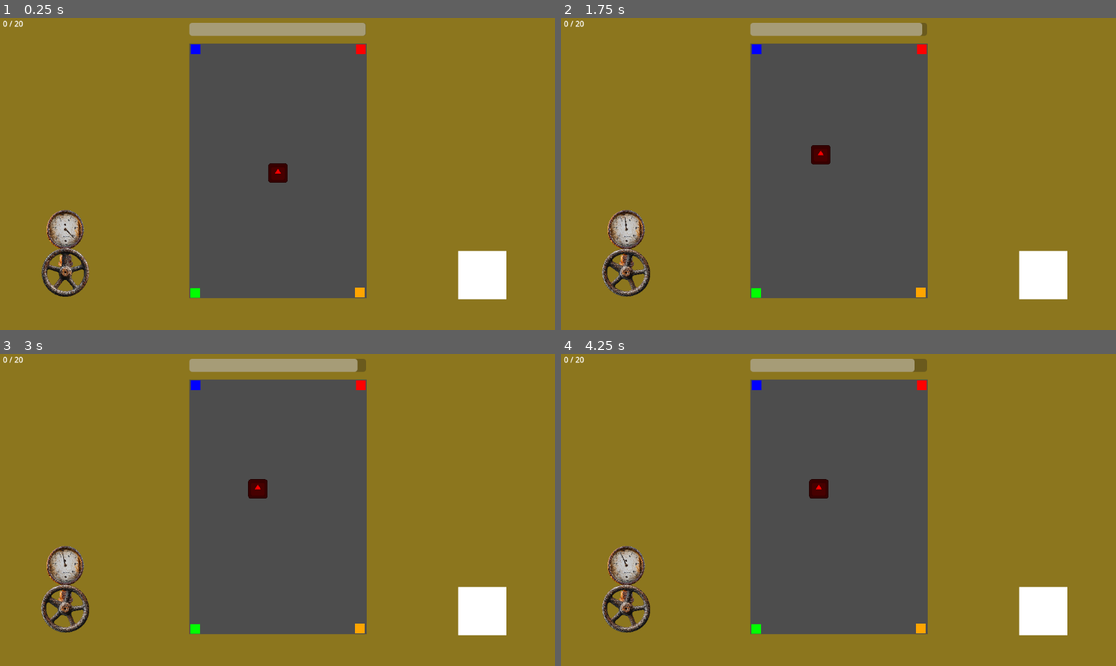
Above: before the commit, frames 1-4 (two rows, left to right).
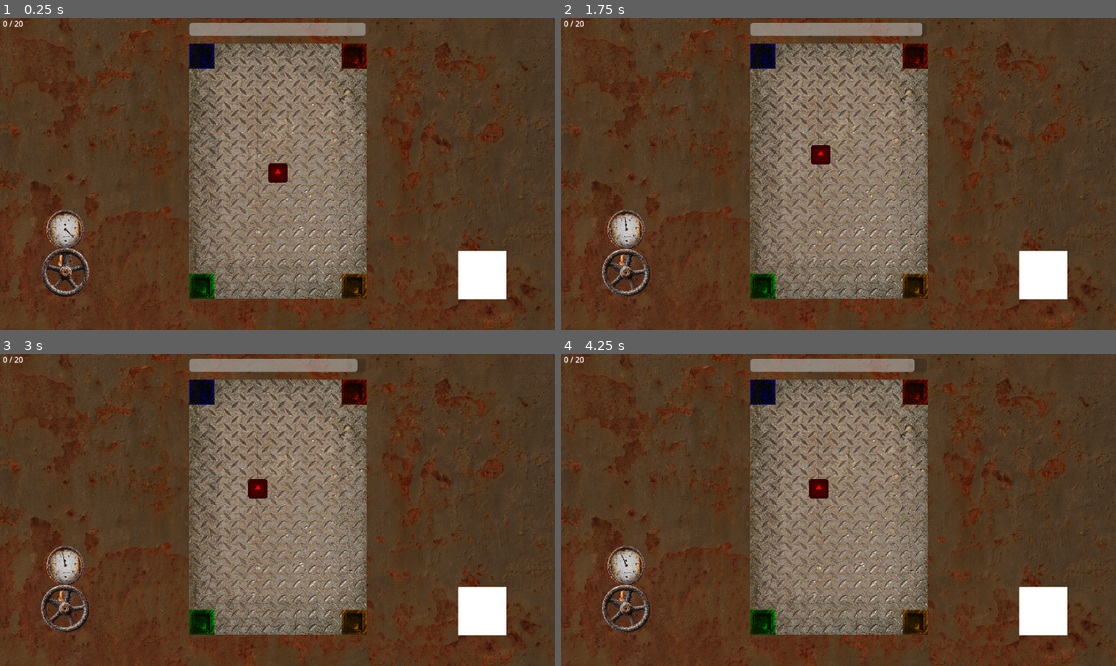
Above: after the commit, the same moments.

Repository: bemotta212/GameJam3
Game: Godot game, scene res://Scenes/level_01.tscn
The game is run twice, just before and just after one commit, with the same random seed, the same clock (stepped at 60 frames per second) and the same inputs. The engine's default icon, where the game draws it, is replaced by a stand-in: a white triangle on a blue panel in a dark square.
Inputs (mouse positions are in pixels of both pictures, inside the frame that each line leads up to):
- Up to frame 1 (0.25 s): no input
- Up to frame 2 (1.75 s): drag from (627, 273) to (755, 49) at 0.52 s; tap Enter at 1.25 s; drag from (1043, 273) to (755, 49) at 1.27 s
- Up to frame 3 (3 s): move the mouse to (333, 441) at 2.02 s; click (333, 441) at 2.17 s; drag from (249, 572) to (360, 385) at 2.77 s
- Up to frame 4 (4.25 s): tap R (Restart) at 3.5 s; move the mouse to (1005, 556) at 3.52 s; click (1005, 556) at 3.67 s

The runs differ from the first frame. In frame 1, 94% of the frame differs, in the area x 0-100%, y 0-100%; in frame 2, 94%; in frame 3, 94%; in frame 4, 94%.

Commit message:
Texturas
Texturas aplicadas ás escotilhas, chão, paredes e visor

Diff:
--- a/iii-game-jam-unisinos/Scenes/level_01.tscn
+++ b/iii-game-jam-unisinos/Scenes/level_01.tscn
@@ -1,5 +1,8 @@
-[gd_scene load_steps=10 format=3 uid="uid://dyj7c6bvupsv5"]
-
+[gd_scene load_steps=13 format=3 uid="uid://dyj7c6bvupsv5"]
+
+[ext_resource type="Texture2D" uid="uid://br277b275rgjy" path="res://Assets/Textures/chao.jpg" id="1_1g27u"]
+[ext_resource type="Texture2D" uid="uid://dfal7gobpwutb" path="res://Assets/Textures/vidro.png" id="1_3dbj8"]
+[ext_resource type="Texture2D" uid="uid://c1ii64u74kaly" path="res://Assets/Textures/metal.jpg" id="1_c6m4u"]
 [ext_resource type="PackedScene" uid="uid://lekbgvvc58t6" path="res://Scenes/jogador.tscn" id="1_skhut"]
 [ext_resource type="PackedScene" uid="uid://chhe4nuh5xtwa" path="res://Scenes/porta.tscn" id="2_cp1n5"]
 [ext_resource type="Script" path="res://Scripts/ui.gd" id="3_1e0is"]
@@ -23,10 +26,31 @@
 
 [node name="Paredes" type="Node2D" parent="."]
 
+[node name="Vidro" type="Sprite2D" parent="Paredes"]
+z_index = 1
+position = Vector2(577.5, 318)
+scale = Vector2(0.122333, 0.176667)
+texture = ExtResource("1_3dbj8")
+
+[node name="Paredes" type="Sprite2D" parent="Paredes"]
+modulate = Color(0.60575, 0.436724, 0.284974, 1)
+position = Vector2(576, 286)
+scale = Vector2(0.63, 0.63)
+texture = ExtResource("1_c6m4u")
+
+[node name="Chao" type="Sprite2D" parent="Paredes"]
+texture_filter = 1
+texture_repeat = 2
+position = Vector2(576.99, 317.956)
+rotation = 1.5708
+scale = Vector2(0.979265, 1.05147)
+texture = ExtResource("1_1g27u")
+
 [node name="Parede_esquerda" type="StaticBody2D" parent="Paredes"]
 collision_mask = 2
 
 [node name="ColorRect" type="ColorRect" parent="Paredes/Parede_esquerda"]
+visible = false
 offset_left = -124.0
 offset_top = -6.0
 offset_right = 393.0
@@ -42,6 +66,7 @@
 collision_mask = 2
 
 [node name="ColorRect" type="ColorRect" parent="Paredes/Parede_direita"]
+visible = false
 offset_left = 761.0
 offset_top = -5.0
 offset_right = 1180.0
@@ -57,6 +82,7 @@
 collision_mask = 2
 
 [node name="ColorRect" type="ColorRect" parent="Paredes/Parede_baixo"]
+visible = false
 offset_left = 297.0
 offset_top = 582.0
 offset_right = 826.0
@@ -72,6 +98,7 @@
 collision_mask = 2
 
 [node name="ColorRect" type="ColorRect" parent="Paredes/Parede_cima"]
+visible = false
 offset_left = 329.0
 offset_top = -6.0
 offset_right = 833.0
@@ -86,24 +113,24 @@
 [node name="Portas" type="Node2D" parent="."]
 
 [node name="Cima_esquerda" parent="Portas" node_paths=PackedStringArray("respawn_point") instance=ExtResource("2_cp1n5")]
-position = Vector2(406, 65)
+position = Vector2(419, 79)
 respawn_point = NodePath("../../Respawn")
 color = Color(0, 0, 1, 1)
 
 [node name="Cima_direita" parent="Portas" node_paths=PackedStringArray("respawn_point") instance=ExtResource("2_cp1n5")]
-position = Vector2(749, 65)
+position = Vector2(735, 79)
 respawn_point = NodePath("../../Respawn")
 color = Color(1, 0, 0, 1)
 door_id = 2
 
 [node name="Baixo_esquerda" parent="Portas" node_paths=PackedStringArray("respawn_point") instance=ExtResource("2_cp1n5")]
-position = Vector2(405, 571)
+position = Vector2(419, 557)
 respawn_point = NodePath("../../Respawn")
 color = Color(0, 1, 0, 1)
 door_id = 4
 
 [node name="Baixo_direita" parent="Portas" node_paths=PackedStringArray("respawn_point") instance=ExtResource("2_cp1n5")]
-position = Vector2(747, 570)
+position = Vector2(735, 557)
 respawn_point = NodePath("../../Respawn")
 color = Color(1, 0.647059, 0, 1)
 door_id = 3
--- a/iii-game-jam-unisinos/Scenes/porta.tscn
+++ b/iii-game-jam-unisinos/Scenes/porta.tscn
@@ -1,20 +1,19 @@
-[gd_scene load_steps=3 format=3 uid="uid://chhe4nuh5xtwa"]
+[gd_scene load_steps=4 format=3 uid="uid://chhe4nuh5xtwa"]
 
 [ext_resource type="Script" path="res://Scripts/porta.gd" id="1_87p42"]
+[ext_resource type="Texture2D" uid="uid://bu4x2s73ypqts" path="res://Assets/Textures/escotilha.jpg" id="2_oj6qs"]
 
 [sub_resource type="RectangleShape2D" id="RectangleShape2D_jrm6f"]
+size = Vector2(36, 38)
 
 [node name="Porta" type="Area2D"]
 collision_layer = 4
 collision_mask = 3
 script = ExtResource("1_87p42")
 
-[node name="ColorRect" type="ColorRect" parent="."]
-offset_left = -10.0
-offset_top = -10.0
-offset_right = 10.0
-offset_bottom = 10.0
-metadata/_edit_use_anchors_ = true
+[node name="Sprite2D" type="Sprite2D" parent="."]
+scale = Vector2(0.1, 0.1)
+texture = ExtResource("2_oj6qs")
 
 [node name="CollisionShape2D" type="CollisionShape2D" parent="."]
 shape = SubResource("RectangleShape2D_jrm6f")
--- a/iii-game-jam-unisinos/Scripts/porta.gd
+++ b/iii-game-jam-unisinos/Scripts/porta.gd
@@ -3,12 +3,12 @@
 @export var respawn_point : Marker2D
 @export var color : Color = Color.WHITE
 
-@onready var color_rect : ColorRect = $ColorRect
+@onready var sprite : Sprite2D = $Sprite2D
 @export var door_id : int = 1
 
 
 func _ready() -> void:
-	color_rect.color = color
+	sprite.modulate = color
 
 
 #Caso o jogador colida com a porta, teleporta ele pro respawn point
